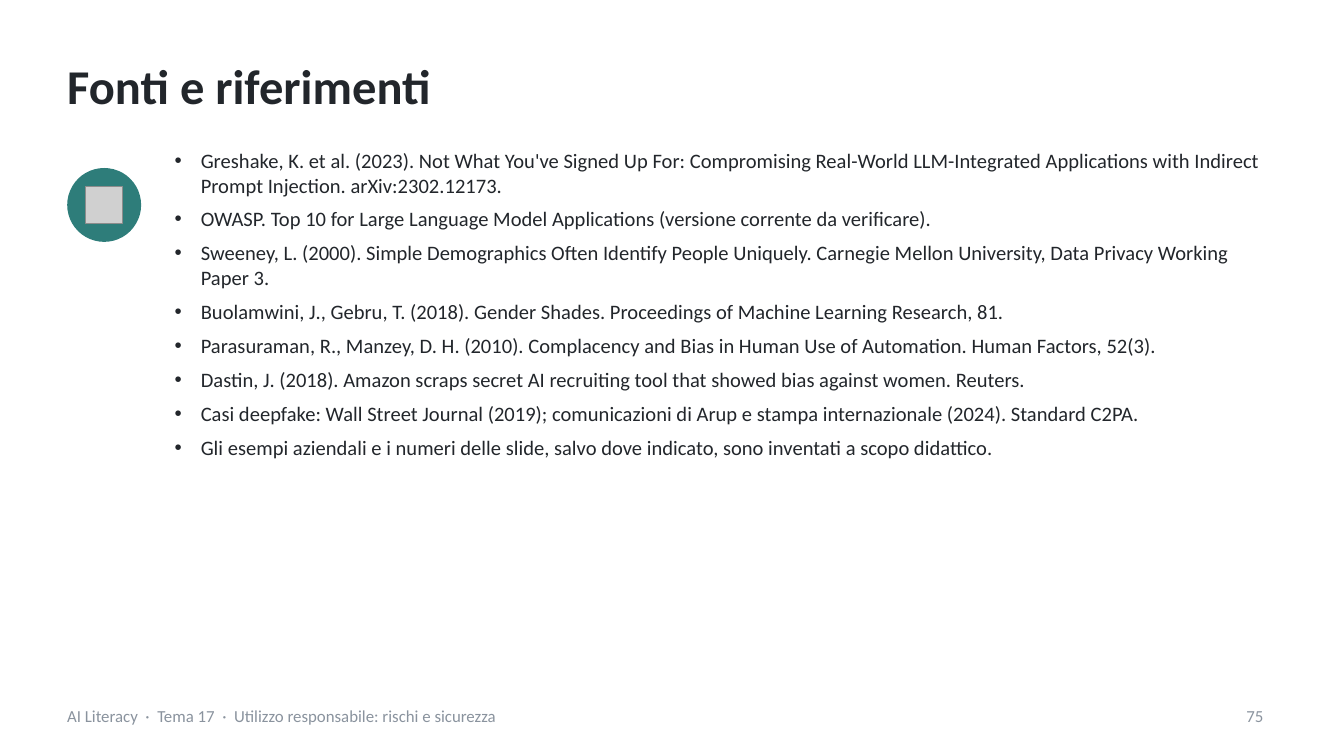
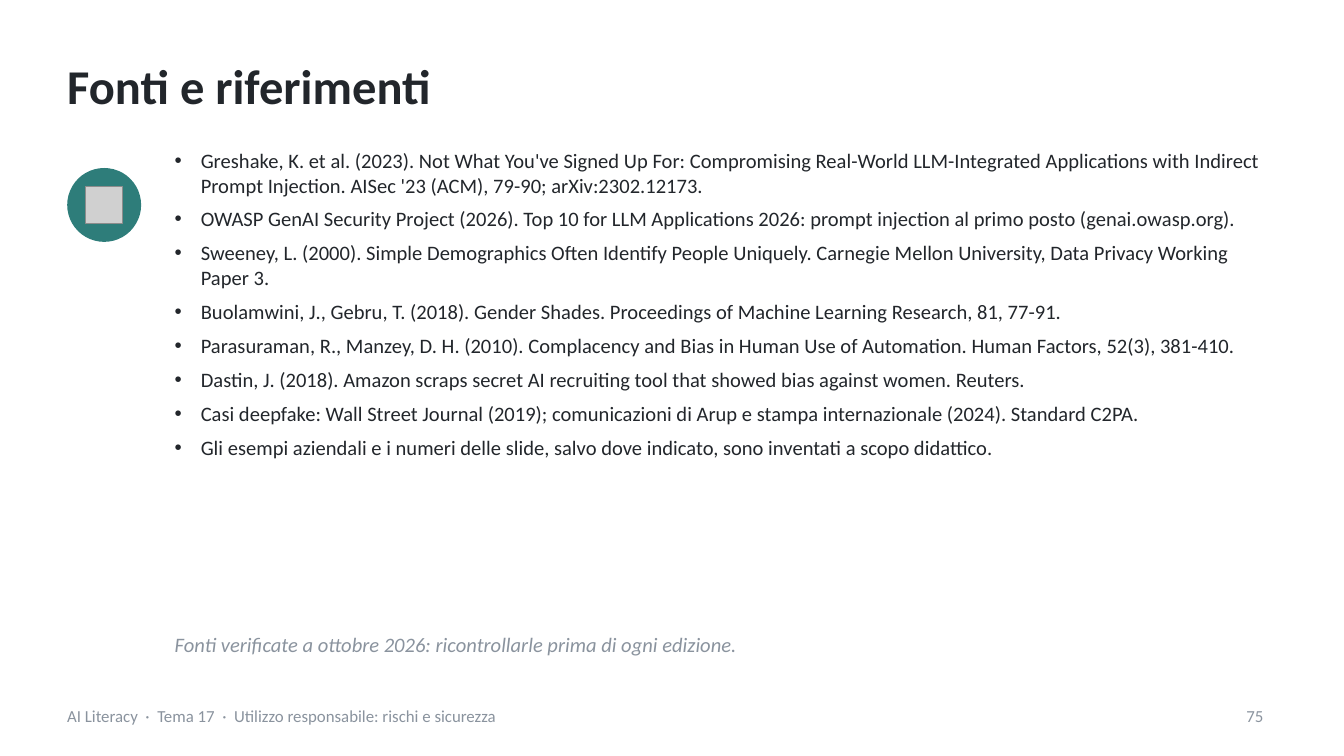
Before and after one commit to NetAi-IT/Formazione-AI-Literacy-Official, a slide deck: slide 75 of Base/Tema17_Utilizzo_responsabile_rischi_sicurezza.pptx. Drawn at 1344x756 pixels with LibreOffice and Linux fonts; fonts in the diff are those of the drawing; grey boxes stand for pictures. Boxes give left, top, right and bottom in pixels: in the first picture for what was removed or moved away, otherwise in the second. Text is boxed around its words. In the diff, an @@ line names an element or a change of style, - is before the commit and + after.

Commit message:
ultima versione

```diff
--- a/Base/Tema17_Utilizzo_responsabile_rischi_sicurezza.pptx
+++ b/Base/Tema17_Utilizzo_responsabile_rischi_sicurezza.pptx
@@ text at [201,153,1258,230]: text changed @@
-• Greshake, K. et al. (2023). Not What You've Signed Up For: Compromising Real-World LLM-Integrated Applications with Indirect Prompt Injection. arXiv:2302.12173.
-• OWASP. Top 10 for Large Language Model Applications (versione corrente da verificare).
+• Greshake, K. et al. (2023). Not What You've Signed Up For: Compromising Real-World LLM-Integrated Applications with Indirect Prompt Injection. AISec '23 (ACM), 79-90; arXiv:2302.12173.
+• OWASP GenAI Security Project (2026). Top 10 for LLM Applications 2026: prompt injection al primo posto (genai.owasp.org).
@@ text at [201,304,1234,357]: text changed @@
-• Buolamwini, J., Gebru, T. (2018). Gender Shades. Proceedings of Machine Learning Research, 81.
-• Parasuraman, R., Manzey, D. H. (2010). Complacency and Bias in Human Use of Automation. Human Factors, 52(3).
+• Buolamwini, J., Gebru, T. (2018). Gender Shades. Proceedings of Machine Learning Research, 81, 77-91.
+• Parasuraman, R., Manzey, D. H. (2010). Complacency and Bias in Human Use of Automation. Human Factors, 52(3), 381-410.
@@ text added at [175,638,736,656], 11 pt, text #8A939E, italic @@
+Fonti verificate a ottobre 2026: ricontrollarle prima di ogni edizione.
```
Also in this commit, not shown: 38 other slides changed, 1 slide added, 1 slide removed, 8 other files.
